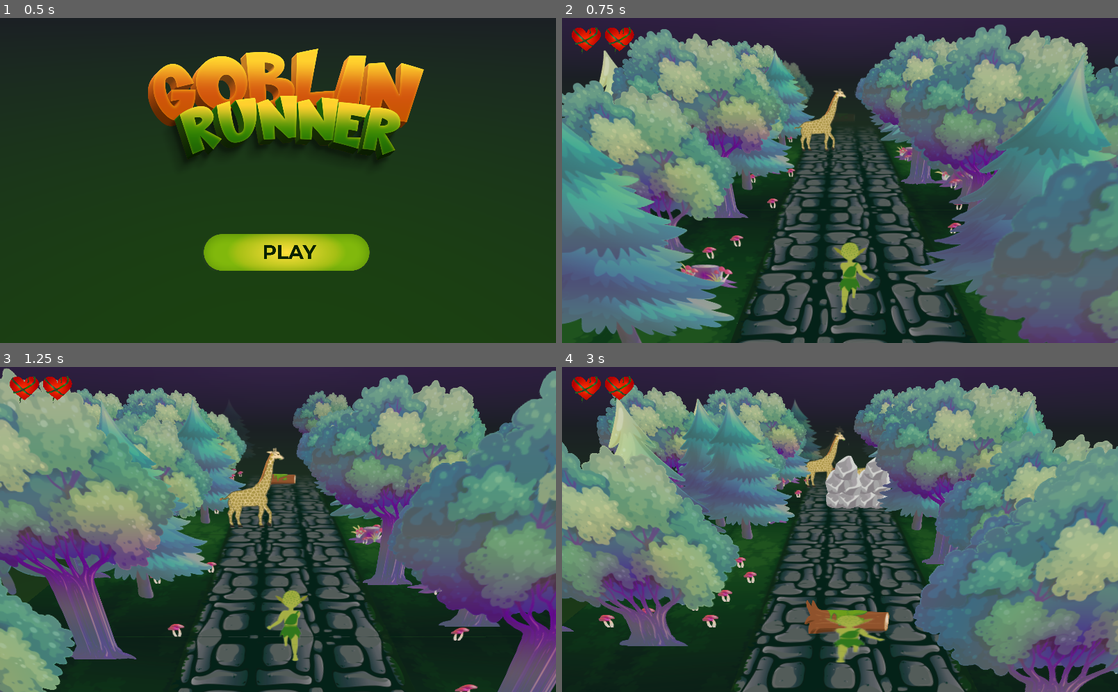
Above: before the commit, frames 1-4 (two rows, left to right).
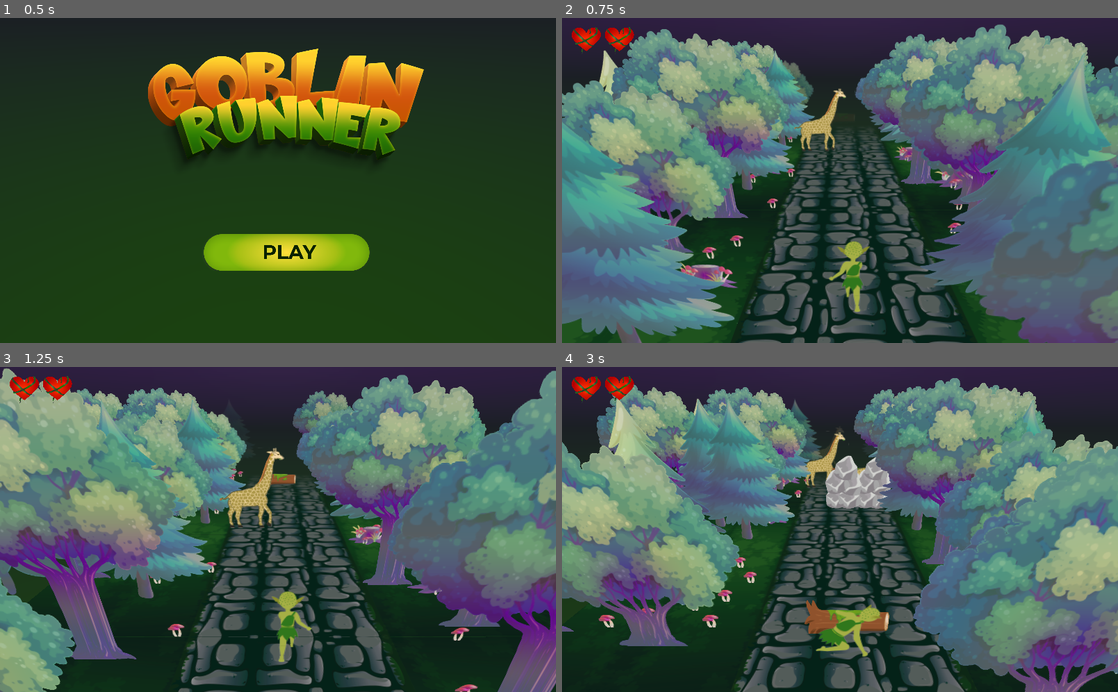
Above: after the commit, the same moments.

Repository: RafaelKuhn/globin
Game: Godot game, scene res://Menu.tscn
Same seed, same stepped clock (60 frames per second), same inputs: the game is played once before the commit and once after it.
Inputs (mouse positions are in pixels of both pictures, inside the frame that each line leads up to):
- Up to frame 1 (0.5 s): no input
- Up to frame 2 (0.75 s): click (851, 252) at 0.5 s
- Up to frame 3 (1.25 s): no input
- Up to frame 4 (3 s): tap Enter (ui_accept) at 1.25, 1.52, 2.27 s; tap A (A_key) at 1.35 s; tap D (D_key) at 2.1 s; tap S (S_key) at 2.85 s

Frame 1 is identical in both runs. In frame 2, 0.5% of the frame differs, in the area x 48-57%, y 68-91%; in frame 3, 0.5%; in frame 4, 0.9%, in the area x 45-59%, y 73-92%.

Commit message:
feature: globin slide animation and script

Diff:
--- a/Game.tscn
+++ b/Game.tscn
@@ -1,9 +1,8 @@
-[gd_scene load_steps=11 format=2]
+[gd_scene load_steps=10 format=2]
 
 [ext_resource path="res://player/player.tscn" type="PackedScene" id=1]
 [ext_resource path="res://obstacles/Toco.tscn" type="PackedScene" id=2]
 [ext_resource path="res://map/Map.tscn" type="PackedScene" id=3]
-[ext_resource path="res://obstacles/all-obstacles.gd" type="Script" id=4]
 [ext_resource path="res://obstacles/Preda.tscn" type="PackedScene" id=5]
 [ext_resource path="res://obstacles/Gifa.tscn" type="PackedScene" id=6]
 [ext_resource path="res://hp/hp.gd" type="Script" id=7]
@@ -48,7 +47,6 @@
 [node name="Map" parent="." instance=ExtResource( 3 )]
 
 [node name="Obstacles" type="Spatial" parent="."]
-script = ExtResource( 4 )
 
 [node name="Gifa0" parent="Obstacles" instance=ExtResource( 6 )]
 transform = Transform( 1.6, 0, 0, 0, 1.6, 0, 0, 0, 1, 1, 0, -8.19611 )
@@ -93,13 +91,13 @@
 transform = Transform( 1.6, 0, 0, 0, 1.6, 0, 0, 0, 1, 3, 0, -115.925 )
 
 [node name="Gifa14" parent="Obstacles" instance=ExtResource( 6 )]
-transform = Transform( 1.6, 0, 0, 0, 1.6, 0, 0, 0, 1, 3, -0.043, -158.677 )
+transform = Transform( 1.6, 0, 0, 0, 1.6, 0, 0, 0, 1, 3, -0.043, -158.562 )
 
 [node name="Gifa15" parent="Obstacles" instance=ExtResource( 6 )]
 transform = Transform( 1.6, 0, 0, 0, 1.6, 0, 0, 0, 1, 2, -0.043, -158.677 )
 
 [node name="Gifa16" parent="Obstacles" instance=ExtResource( 6 )]
-transform = Transform( 1.6, 0, 0, 0, 1.6, 0, 0, 0, 1, 1, -0.043, -158.677 )
+transform = Transform( 1.6, 0, 0, 0, 1.6, 0, 0, 0, 1, 1, -0.043, -158.797 )
 
 [node name="Gifa17" parent="Obstacles" instance=ExtResource( 6 )]
 transform = Transform( 1.6, 0, 0, 0, 1.6, 0, 0, 0, 1, 3, -0.043, -161.927 )
@@ -405,13 +403,13 @@
 transform = Transform( 1, 0, 0, 0, 1, 0, 0, 0, 1, 3, 0, -128.068 )
 
 [node name="Toco12" parent="Obstacles" instance=ExtResource( 2 )]
-transform = Transform( 1, 0, 0, 0, 1, 0, 0, 0, 1, 3, 0, -155.427 )
+transform = Transform( 1, 0, 0, 0, 1, 0, 0, 0, 1, 3, 0, -155.47 )
 
 [node name="Toco13" parent="Obstacles" instance=ExtResource( 2 )]
 transform = Transform( 1, 0, 0, 0, 1, 0, 0, 0, 1, 2, 0, -155.427 )
 
 [node name="Toco14" parent="Obstacles" instance=ExtResource( 2 )]
-transform = Transform( 1, 0, 0, 0, 1, 0, 0, 0, 1, 1, 0, -155.427 )
+transform = Transform( 1, 0, 0, 0, 1, 0, 0, 0, 1, 1, 0, -155.387 )
 
 [node name="Toco15" parent="Obstacles" instance=ExtResource( 2 )]
 transform = Transform( 1, 0, 0, 0, 1, 0, 0, 0, 1, 1, 0, -167.31 )
@@ -429,15 +427,15 @@
 transform = Transform( 1, 0, 0, 0, 1, 0, 0, 0, 1, 1, 0, -187.853 )
 
 [node name="Win" parent="Obstacles" instance=ExtResource( 8 )]
-transform = Transform( 0.13, 0, 0, 0, 0.13, 0, 0, 0, 1, 2, 0, -194.33 )
+transform = Transform( 0.13, 0, 0, 0, 0.13, 0, 0, 0, 1, 2, 0, -193.916 )
 type = 3
 
 [node name="Win2" parent="Obstacles" instance=ExtResource( 8 )]
-transform = Transform( 0.13, 0, 0, 0, 0.13, 0, 0, 0, 1, 3.18973, 0, -194.33 )
+transform = Transform( 0.13, 0, 0, 0, 0.13, 0, 0, 0, 1, 3.19, 0, -194.072 )
 type = 3
 
 [node name="Win3" parent="Obstacles" instance=ExtResource( 8 )]
-transform = Transform( 0.13, 0, 0, 0, 0.13, 0, 0, 0, 1, 0.810266, 0, -194.33 )
+transform = Transform( 0.13, 0, 0, 0, 0.13, 0, 0, 0, 1, 0.81, 0, -193.872 )
 type = 3
 
 [node name="UI" type="Node2D" parent="."]
--- a/obstacles/all-obstacles.gd
+++ /dev/null
@@ -1,11 +0,0 @@
-extends Spatial
-
-var obstacles := []
-
-func _ready():
-	var children = get_children()
-	for obstacle in children:
-		obstacles.push_back(obstacle)
-		# TODO: connect to signal
-
-	print("amount of obstacles %d " % obstacles.size())
--- a/player/player.gd
+++ b/player/player.gd
@@ -1,10 +1,8 @@
 extends Spatial
 
 signal damage_taken()
-signal won_the_game()
 
 const Global = preload("res://global.gd")
-#const Game_node = preload("res://game.gd")
 
 enum VerticalState { DEFAULT, JUMPING, ROLLING }
 enum HorizontalState { RUNNING, SWITCHING }
@@ -125,14 +123,13 @@
 			jump_progress = 1.0 - $JumpTimer.time_left / $JumpTimer.wait_time
 			translation.y = jump_height * tween_expo_in_out(jump_progress)
 			$Sprite/Animated.animation = "jumping" if jump_progress < 0.8 else "falling"
-			DEV_desamassa()
+
 		VerticalState.ROLLING:
-			$Sprite/Animated.animation = "running"
-			DEV_amassa()
+			$Sprite/Animated.animation = "sliding"
+
 		VerticalState.DEFAULT:
 			translation.y = 0
 			$Sprite/Animated.animation = "running"
-			DEV_desamassa()
 
 func tween_expo_in_out(x: float) -> float:
 	# t mapeia 0->1 para 0->1->0
@@ -142,16 +139,8 @@
 func tween_quad(x: float) -> float:
 	return 1 - (1 - x) * (1 - x)
 
-func DEV_amassa() -> void:
-	scale.y = 0.7
-	scale.x = 1.5
-
-func DEV_desamassa() -> void:
-	scale.y = 1
-	scale.x = 1
-
 ##################### colisão dos objetos #####################
-# callback para quando algum objeto chega na posição z do player
+# callback para quando algum objeto 'obstacle' chega na posição z do player
 func _on_any_obstacle_z_collision(lane_obstacle_x: int, obj_type) -> void:
 	if obj_type == Global.OBSTACLE_TYPE.WIN:
 		get_node(Global.GAME_MANAGER_PATH).win_game()
--- a/player/player.tscn
+++ b/player/player.tscn
@@ -7,6 +7,7 @@
 [ext_resource path="res://dev/globin/goblin abanando 2.png" type="Texture" id=5]
 [ext_resource path="res://player/sprites/falling.png" type="Texture" id=6]
 [ext_resource path="res://player/sprites/jumping.png" type="Texture" id=7]
+[ext_resource path="res://player/sprites/goblin se arrastando 1.png" type="Texture" id=8]
 
 [sub_resource type="SpriteFrames" id=1]
 animations = [ {
@@ -29,6 +30,11 @@
 "loop": true,
 "name": "abananding",
 "speed": 5.0
+}, {
+"frames": [ ExtResource( 8 ) ],
+"loop": true,
+"name": "sliding",
+"speed": 5.0
 } ]
 
 [node name="player" type="Spatial" groups=["player"]]
@@ -41,7 +47,7 @@
 [node name="Animated" type="AnimatedSprite3D" parent="Sprite"]
 transform = Transform( 0.1, 0, 0, 0, 0.1, 0, 0, 0, 0.1, 0, 0.426, 0 )
 frames = SubResource( 1 )
-animation = "running"
+animation = "abananding"
 frame = 1
 playing = true
 
Not shown: 1 places in player/player.tscn that only renumber resources
Binary file added: player/sprites/goblin se arrastando 1.png
Not shown, added: player/sprites/goblin se arrastando 1.png.import
